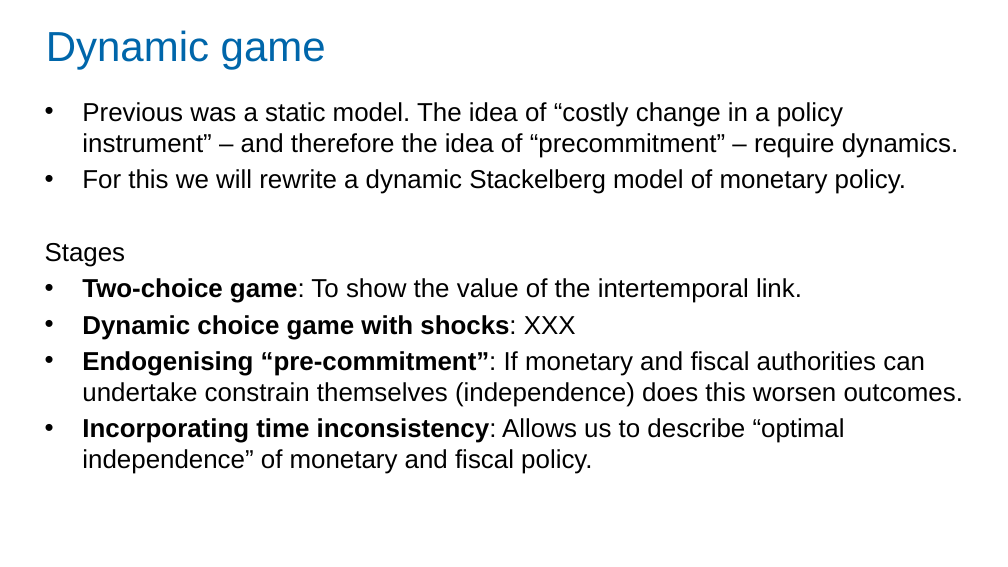
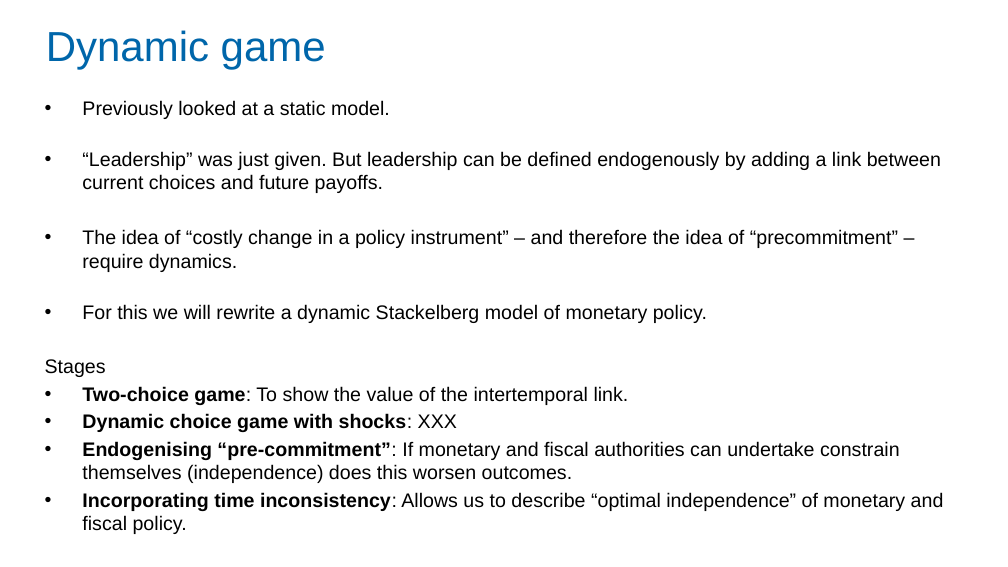
Before and after one commit to Zjub/TVHENZ, a slide deck: slide 23 of MF coordination/SI_game/Monetary and Fiscal Policy Coordination.pptx. Drawn at 1008x567 pixels with LibreOffice and Linux fonts; fonts in the diff are those of the drawing. Boxes give left, top, right and bottom in pixels: in the first picture for what was removed or moved away, otherwise in the second. Text is boxed around its words. In the diff, an @@ line names an element or a change of style, - is before the commit and + after.

Commit message:
update slides

```diff
--- a/MF coordination/SI_game/Monetary and Fiscal Policy Coordination.pptx
+++ b/MF coordination/SI_game/Monetary and Fiscal Policy Coordination.pptx
@@ text at [82,100,941,272]: text changed; size 18.5 to 14 pt @@
-• Previous was a static model. The idea of “costly change in a policy instrument” – and therefore the idea of “precommitment” – require dynamics.
+• Previously looked at a static model.
+• “Leadership” was just given. But leadership can be defined endogenously by adding a link between current choices and future payoffs.
+• The idea of “costly change in a policy instrument” – and therefore the idea of “precommitment” – require dynamics.
@@ text at [45,304,944,511]: size 18.5 to 14 pt in "For this we will rewrite a dynamic ...", "Stages", "Two-choice game: To show the value of ...", "Dynamic choice game with shocks: XXX" and 2 more places @@
```
Also in this commit, not shown: 6 other slides changed, 1 slide added, 3 other files.
